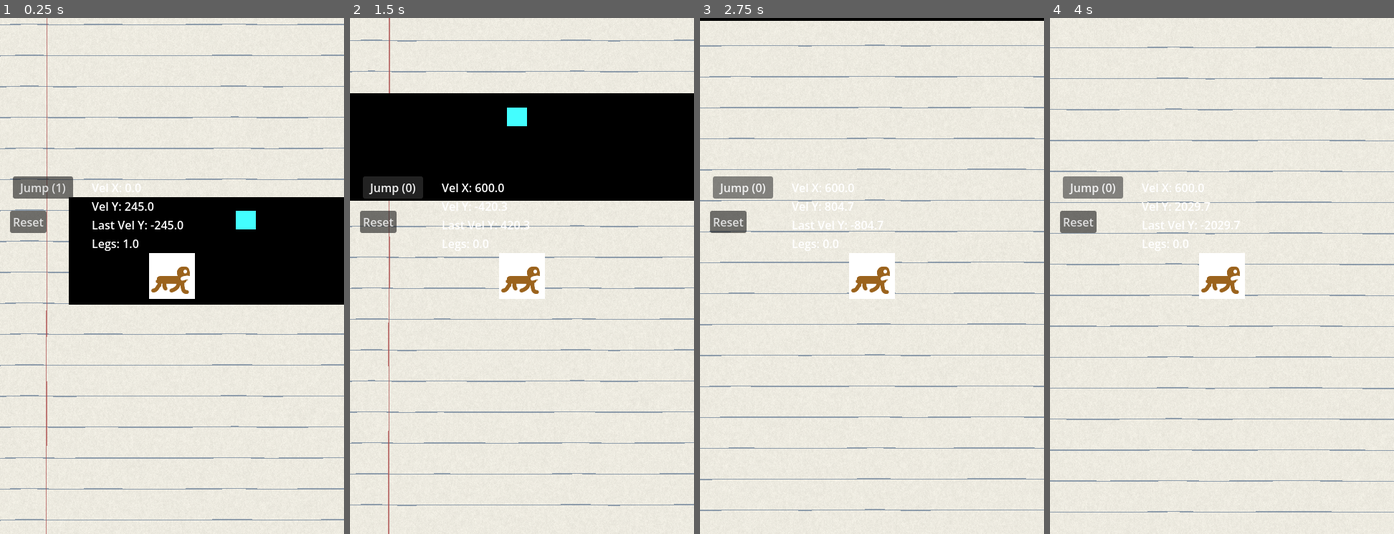
Above: before the commit, frames 1-4 (left to right).
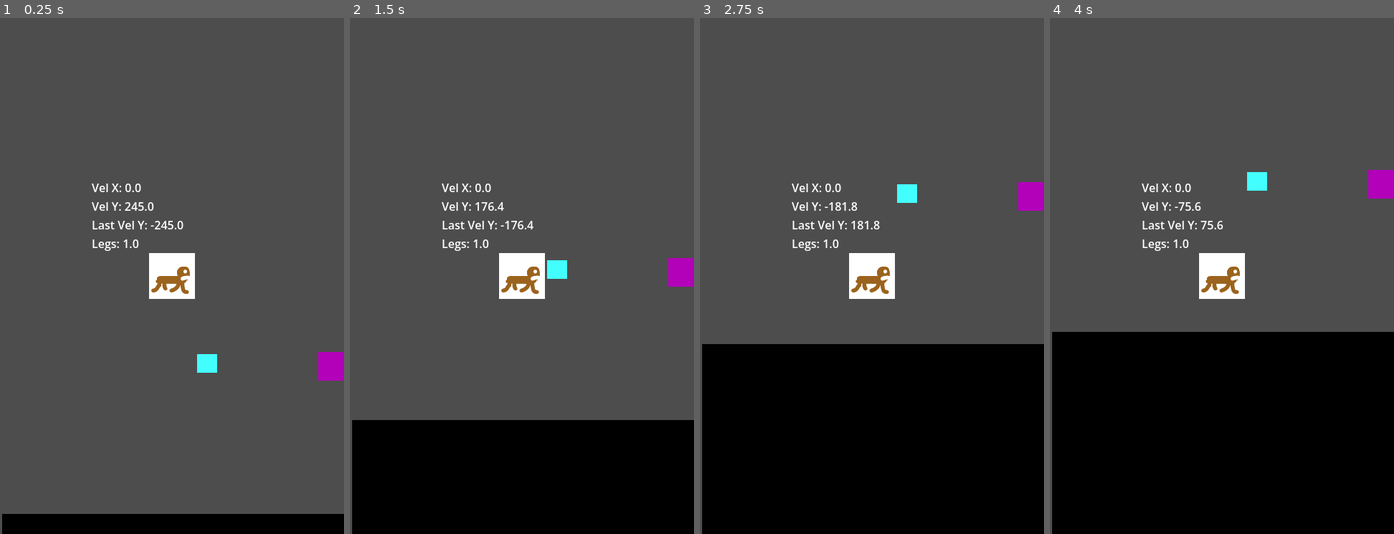
Above: after the commit, the same moments.

Repository: TOMYAAAAAH/paf-la-mite
Game: Godot game, scene res://main.tscn
The game is run twice, just before and just after one commit, with the same random seed, the same clock (stepped at 60 frames per second) and the same inputs.
Inputs (mouse positions are in pixels of both pictures, inside the frame that each line leads up to):
- Up to frame 1 (0.25 s): no input
- Up to frame 2 (1.5 s): click (377, 224) at 0.5 s, where only the run before the commit has a clickable "Reset"; click (391, 188) at 1.25 s, where only the run before the commit has a clickable "Jump (1)"
- Up to frame 3 (2.75 s): click (741, 188) at 2 s, where only the run before the commit has a clickable "Jump (0)"
- Up to frame 4 (4 s): click (1091, 188) at 2.75 s, where only the run before the commit has a clickable "Jump (0)"; click (1091, 188) at 3.5 s, where only the run before the commit has a clickable "Jump (0)"

The runs differ from the first frame. In frame 1, 99% of the frame differs, in the area x 0-100%, y 0-100%; in frame 2, 99%; in frame 3, 99%; in frame 4, 99%.

Commit message:
feature/sound-effect

Diff:
--- a/cahier_brouillon.gdshader
+++ b/cahier_brouillon.gdshader
@@ -46,7 +46,7 @@
 
     // Création d'un UV virtuel synchronisé sur les mouvements de la caméra
     // Le multiplicateur 0.0002 crée un effet de parallaxe discret et fluide
-    vec2 moving_uv = vec2(uv.x + (camera_x * 0.0002), uv.y + (camera_y * 0.0002));
+    vec2 moving_uv = vec2(uv.x + camera_x, uv.y + camera_y);
 
     // -------------------------------------------------------------
     // 1. GÉNÉRATION DE L'ASPECT PAPIER (LE FOND)
--- a/floor.tscn
+++ b/floor.tscn
@@ -3,15 +3,15 @@
 [sub_resource type="RectangleShape2D" id="RectangleShape2D_ryoud"]
 size = Vector2(8242, 20)
 
-[node name="Floor" type="StaticBody2D" unique_id=215917808]
+[node name="Floor" type="StaticBody2D" unique_id=215917808 groups=["floors"]]
 
 [node name="Line2D" type="Line2D" parent="." unique_id=157510918]
-position = Vector2(0, -382.63513)
+position = Vector2(16, 518)
 scale = Vector2(1, 1.4950001)
 points = PackedVector2Array(-45, 673, 2507.0833, 673.00024, 8207, 673)
-width = 100.0
+width = 2000.0
 default_color = Color(0, 0, 0, 1)
 
 [node name="CollisionShape2D" type="CollisionShape2D" parent="." unique_id=944876245]
-position = Vector2(4107, 560)
+position = Vector2(4139, -3)
 shape = SubResource("RectangleShape2D_ryoud")
--- a/main.gd
+++ b/main.gd
@@ -1,26 +1,49 @@
 extends Node2D
 
-# On pointe sur la caméra embarquée dans ton personnage "Mite"
 @onready var camera = $Mite/Camera2D
-@onready var color_rect = $ProceduralBackground/ColorRect
+@onready var color_rect = $CanvasLayer/ProceduralBackground/ColorRect # Le chemin mis à jour avec le CanvasLayer
+@onready var background_music = $BackgroundMusic
+
+var game_started : bool = false
+var initial_floor_offset : float = 0.0
+var has_saved_offset : bool = false
 
 func _ready():
-	# Check de sécurité au lancement du jeu
-	if camera == null:
-		print("❌ ERREUR : Impossible de trouver la Camera2D sous $Mite. Vérifie l'arbre de scène !")
-	else:
-		print("✅ Système de défilement initialisé pour Mite.")
+	print("✅ Mode horizontal avec CanvasLayer prêt.")
+	if background_music and not background_music.playing:
+		background_music.play()
 
 func _process(_delta):
-	# Si la caméra et le fond sont valides, on met à jour les coordonnées du shader
 	if camera and color_rect and color_rect.material is ShaderMaterial:
 		var cam_pos = camera.global_position
 		var mat = color_rect.material as ShaderMaterial
 
-		# On envoie les positions X et Y au shader
-		mat.set_shader_parameter("camera_x", cam_pos.x)
-		mat.set_shader_parameter("camera_y", cam_pos.y)
+		# Le fond reste fixe sur l'écran grâce au CanvasLayer,
+		# on envoie juste la position de la caméra pour faire défiler le dessin des lignes !
+		mat.set_shader_parameter("camera_x", cam_pos.x * 0.05)
+		mat.set_shader_parameter("camera_y", cam_pos.y * 0.05)
 
-# Gestion du bouton de Reset
+		# Gestion du sol infini
+		if game_started:
+			keep_floor_infinite(cam_pos.x)
+
+	if not game_started and Input.is_action_just_pressed("ui_focus_next"):
+		start_game()
+
+func keep_floor_infinite(camera_x: float):
+	var floors = get_tree().get_nodes_in_group("floors")
+	for f in floors:
+		if not has_saved_offset:
+			initial_floor_offset = f.global_position.x - camera_x
+			has_saved_offset = true
+		f.global_position.x = camera_x + initial_floor_offset
+
+func start_game():
+	game_started = true
+	print("🚀 Mite propulsée !")
+	var launch_sound = $Mite/sound/LaunchSound
+	if launch_sound:
+		launch_sound.play()
+
 func _on_reset_button_pressed():
 	get_tree().reload_current_scene()
--- a/main.tscn
+++ b/main.tscn
@@ -5,8 +5,13 @@
 [ext_resource type="PackedScene" uid="uid://bwlhkhq6me7cx" path="res://floor.tscn" id="2_h2yge"]
 [ext_resource type="Texture2D" uid="uid://b36rfxdnau3mq" path="res://grid.png" id="3_h2yge"]
 [ext_resource type="PackedScene" uid="uid://c2angheo0hmqj" path="res://bouncer.tscn" id="4_1bvp3"]
+[ext_resource type="AudioStream" uid="uid://b1qdkm66dg1lh" path="res://boing-big.wav" id="5_efxa6"]
 [ext_resource type="PackedScene" uid="uid://d5k8npeklfsx" path="res://hopper.tscn" id="6_7mycd"]
+[ext_resource type="AudioStream" uid="uid://buipuxh8rrc0t" path="res://boing-small.wav" id="6_dg77c"]
 [ext_resource type="Shader" uid="uid://cpv5kh01jy27p" path="res://cahier_brouillon.gdshader" id="7_272bh"]
+[ext_resource type="AudioStream" uid="uid://x8ojqdviybcn" path="res://launch.mp3" id="7_ycdy4"]
+[ext_resource type="AudioStream" uid="uid://bo4ed3nlami8g" path="res://eat.mp3" id="8_w48qg"]
+[ext_resource type="AudioStream" uid="uid://doilvmamtjjh1" path="res://theme.mp3" id="12_dg77c"]
 
 [sub_resource type="ShaderMaterial" id="ShaderMaterial_5vw27"]
 shader = ExtResource("7_272bh")
@@ -26,45 +31,6 @@
 [node name="Main" type="Node2D" unique_id=2144659749]
 script = ExtResource("1_lquwl")
 
-[node name="TextureRect" type="TextureRect" parent="." unique_id=650109987]
-offset_left = -1.0
-offset_top = -1881.0
-offset_right = 8174.0
-offset_bottom = -805.0
-texture = ExtResource("3_h2yge")
-stretch_mode = 1
-
-[node name="Floor" parent="." unique_id=215917808 instance=ExtResource("2_h2yge")]
-position = Vector2(-19, -127)
-
-[node name="Mite" parent="." unique_id=693137260 instance=ExtResource("1_0xm2m")]
-position = Vector2(80, 499)
-
-[node name="Bouncer" parent="." unique_id=200657326 instance=ExtResource("4_1bvp3")]
-position = Vector2(452, 490)
-
-[node name="Bouncer2" parent="." unique_id=1204321091 instance=ExtResource("4_1bvp3")]
-position = Vector2(1054, 490)
-
-[node name="CanvasLayer" type="CanvasLayer" parent="." unique_id=933197081]
-
-[node name="ResetButton" type="Button" parent="CanvasLayer" unique_id=485472565]
-offset_left = 14.0
-offset_top = 269.0
-offset_right = 65.0
-offset_bottom = 300.0
-text = "Reset"
-
-[node name="JumpButton" type="Button" parent="CanvasLayer" unique_id=36778432]
-offset_left = 18.0
-offset_top = 221.0
-offset_right = 102.0
-offset_bottom = 252.0
-text = "Sauter (n)"
-
-[node name="Hopper" parent="." unique_id=708622132 instance=ExtResource("6_7mycd")]
-position = Vector2(183, 454)
-
 [node name="ProceduralBackground" type="CanvasLayer" parent="." unique_id=2000960349]
 layer = -1
 
@@ -73,8 +39,71 @@
 anchors_preset = 15
 anchor_right = 1.0
 anchor_bottom = 1.0
+offset_left = 7.0
+offset_top = -741.0
+offset_right = 7700.0
+offset_bottom = -741.0
 grow_horizontal = 2
 grow_vertical = 2
 
+[node name="CanvasLayer2" type="CanvasLayer" parent="." unique_id=2134292719]
+
+[node name="Mite" parent="." unique_id=693137260 instance=ExtResource("1_0xm2m")]
+position = Vector2(235, -360)
+
+[node name="Sound" type="Node" parent="Mite" unique_id=519223048]
+
+[node name="JumpSoundBig" type="AudioStreamPlayer2D" parent="Mite/Sound" unique_id=189389684]
+position = Vector2(80, 499)
+stream = ExtResource("5_efxa6")
+
+[node name="JumpSoundSmall" type="AudioStreamPlayer2D" parent="Mite/Sound" unique_id=1840837840]
+stream = ExtResource("6_dg77c")
+
+[node name="LaunchSound" type="AudioStreamPlayer2D" parent="Mite/Sound" unique_id=1027473838]
+stream = ExtResource("7_ycdy4")
+
+[node name="EatSound" type="AudioStreamPlayer2D" parent="Mite/Sound" unique_id=1122634475]
+stream = ExtResource("8_w48qg")
+
+[node name="TextureRect" type="TextureRect" parent="." unique_id=650109987]
+offset_left = -1.0
+offset_top = -1799.0
+offset_right = 8174.0
+offset_bottom = -723.0
+texture = ExtResource("3_h2yge")
+stretch_mode = 1
+
+[node name="Floor" parent="." unique_id=215917808 instance=ExtResource("2_h2yge")]
+position = Vector2(27, -24)
+
+[node name="Bouncer" parent="." unique_id=200657326 instance=ExtResource("4_1bvp3")]
+position = Vector2(439, -221)
+
+[node name="Bouncer2" parent="." unique_id=1204321091 instance=ExtResource("4_1bvp3")]
+position = Vector2(771, -38)
+
+[node name="CanvasLayer" type="CanvasLayer" parent="." unique_id=933197081]
+
+[node name="ResetButton" type="Button" parent="CanvasLayer" unique_id=485472565]
+offset_left = 40.0
+offset_top = -46.0
+offset_right = 91.0
+offset_bottom = -15.0
+text = "Reset"
+
+[node name="JumpButton" type="Button" parent="CanvasLayer" unique_id=36778432]
+offset_left = 25.0
+offset_top = -148.0
+offset_right = 109.0
+offset_bottom = -117.0
+text = "Sauter (n)"
+
+[node name="Hopper" parent="." unique_id=708622132 instance=ExtResource("6_7mycd")]
+position = Vector2(284, -205)
+
+[node name="BackgroundMusic" type="AudioStreamPlayer" parent="." unique_id=841091117]
+stream = ExtResource("12_dg77c")
+
 [connection signal="pressed" from="CanvasLayer/ResetButton" to="." method="_on_reset_button_pressed"]
 [connection signal="leg_collected" from="Hopper" to="Mite" method="_on_leg_collected"]
--- a/project.godot
+++ b/project.godot
@@ -25,6 +25,7 @@
 
 bouncer=""
 hopper=""
+floors=""
 
 [input]
 
Not shown, added: boing-big.wav.import
Not shown, added: boing-small.wav.import
Not shown, added: eat.mp3.import
Not shown, added: launch.mp3.import
Not shown, added: theme.mp3.import
Not shown, added: boing-big.wav
Not shown, added: boing-small.wav
Not shown, added: eat.mp3
Not shown, added: launch.mp3
Not shown, added: theme.mp3
